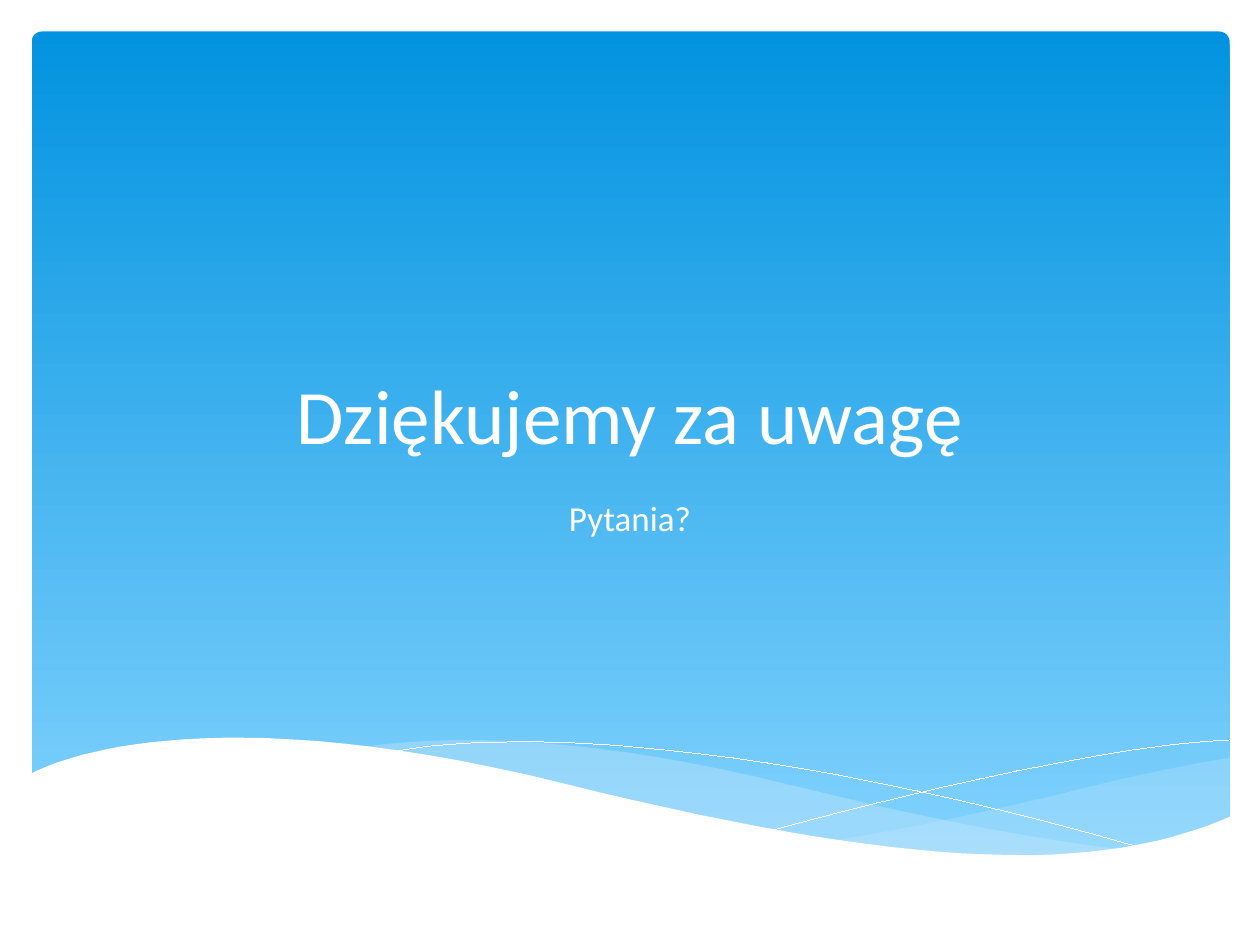
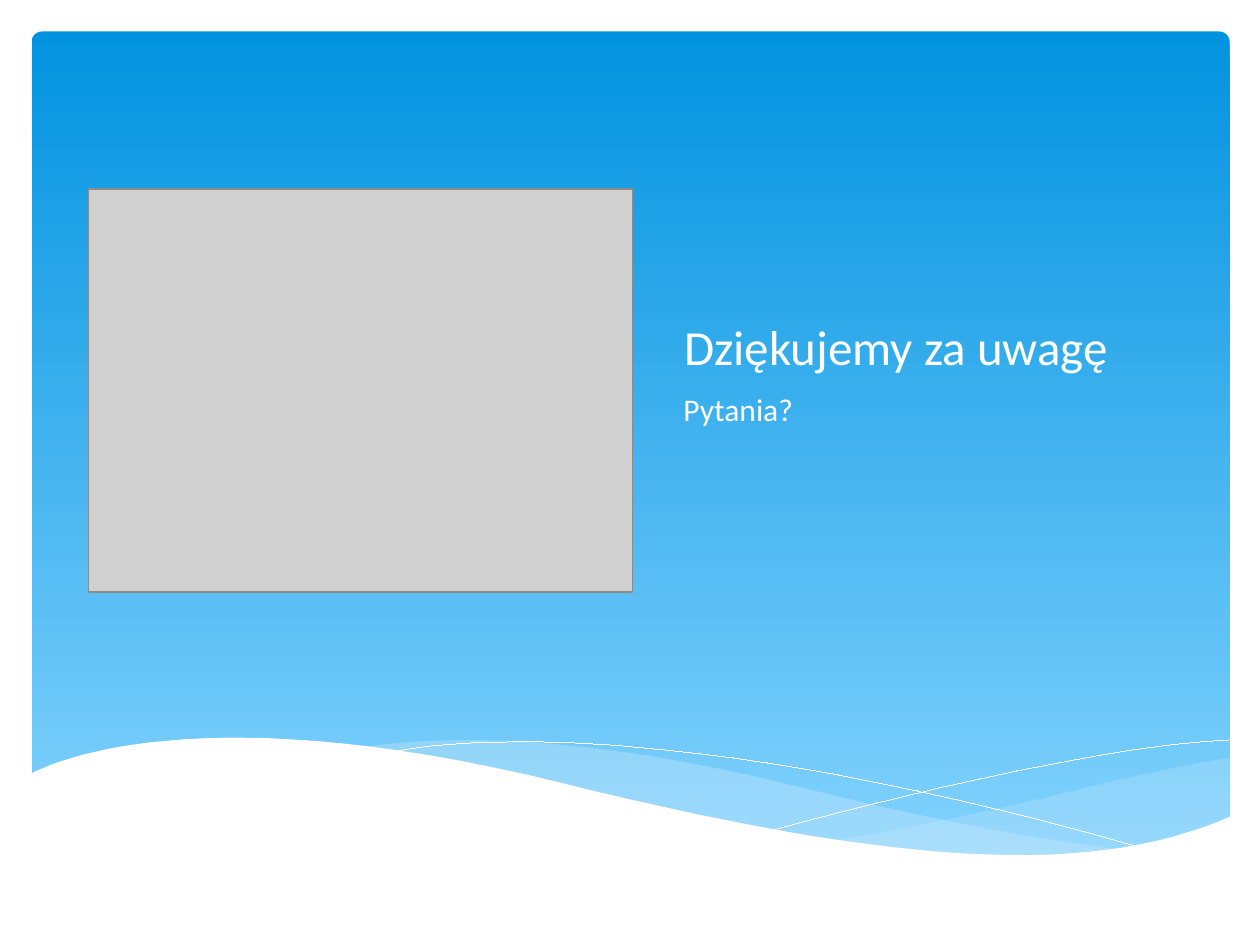
Before and after one commit to psla/Nomad, a slide deck: slide 77 of DiplomaSeminar/Presentation/Nomad.pptx (slide 70 before the commit). Drawn at 1260x945 pixels with LibreOffice and Linux fonts; fonts in the diff are those of the drawing; grey boxes stand for pictures. Boxes give left, top, right and bottom in pixels: in the first picture for what was removed or moved away, otherwise in the second. Text is boxed around its words. In the diff, an @@ line names an element or a change of style, - is before the commit and + after.

```diff
--- a/DiplomaSeminar/Presentation/Nomad.pptx
+++ b/DiplomaSeminar/Presentation/Nomad.pptx
@@ title "Dziękujemy za uwagę": place and size @@
-title "Dziękujemy za uwagę" at <box>297,390,962,458</box>
+title "Dziękujemy za uwagę" at <box>684,331,1108,374</box>
@@ title "Dziękujemy za uwagę" at <box>684,331,1108,374</box>: size 44 to 28 pt; alignment centre to left @@
@@ picture added at <box>88,189,631,592</box> @@
@@ text "Pytania?": place and size @@
-text "Pytania?" at <box>569,507,691,537</box>
+text "Pytania?" at <box>683,399,792,426</box>
@@ text "Pytania?" at <box>683,399,792,426</box>: size 20 to 18 pt; alignment centre to left @@
```
Also in this commit, not shown: 13 other slides changed, 7 slides added, 2 other files.
